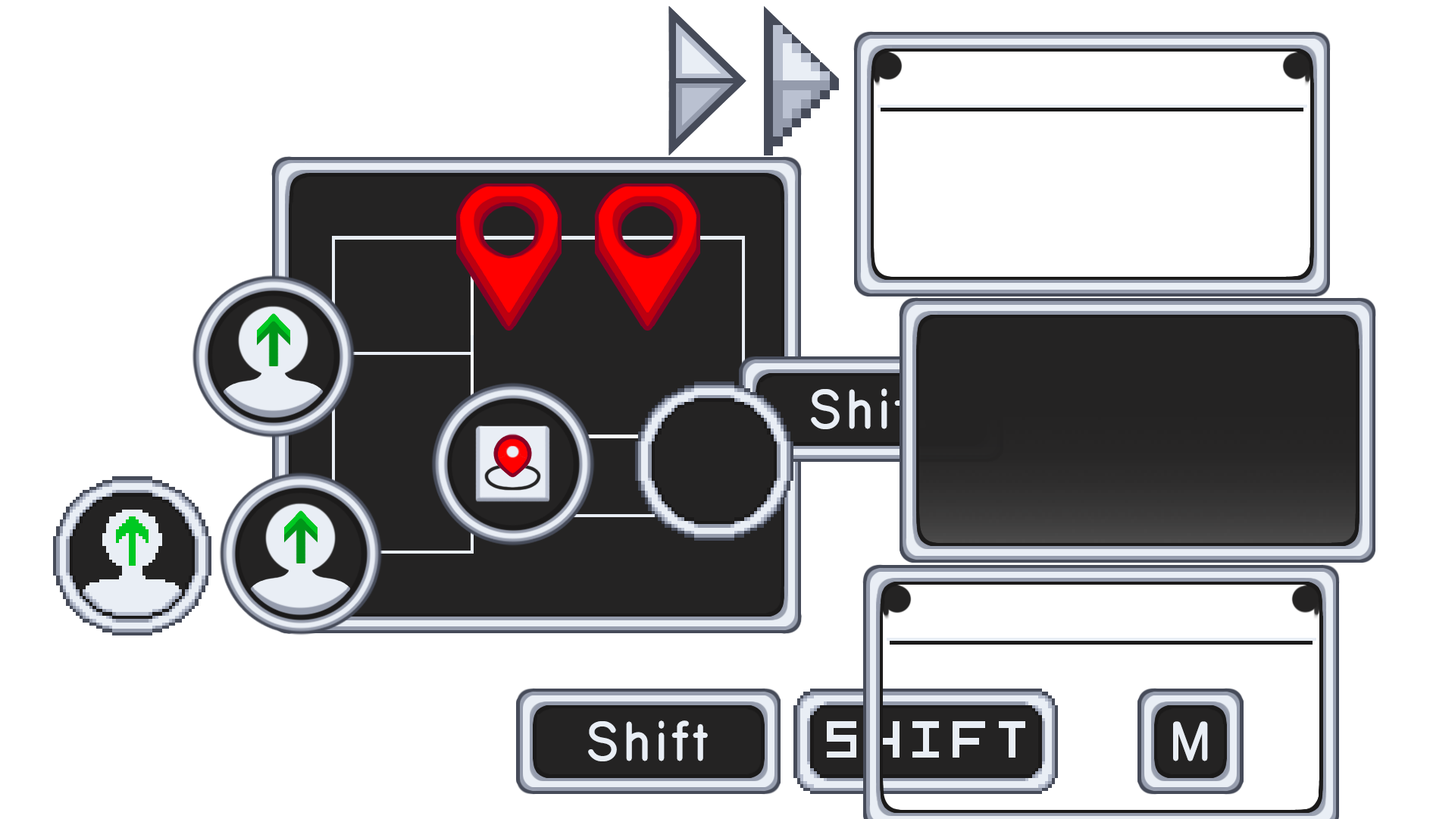
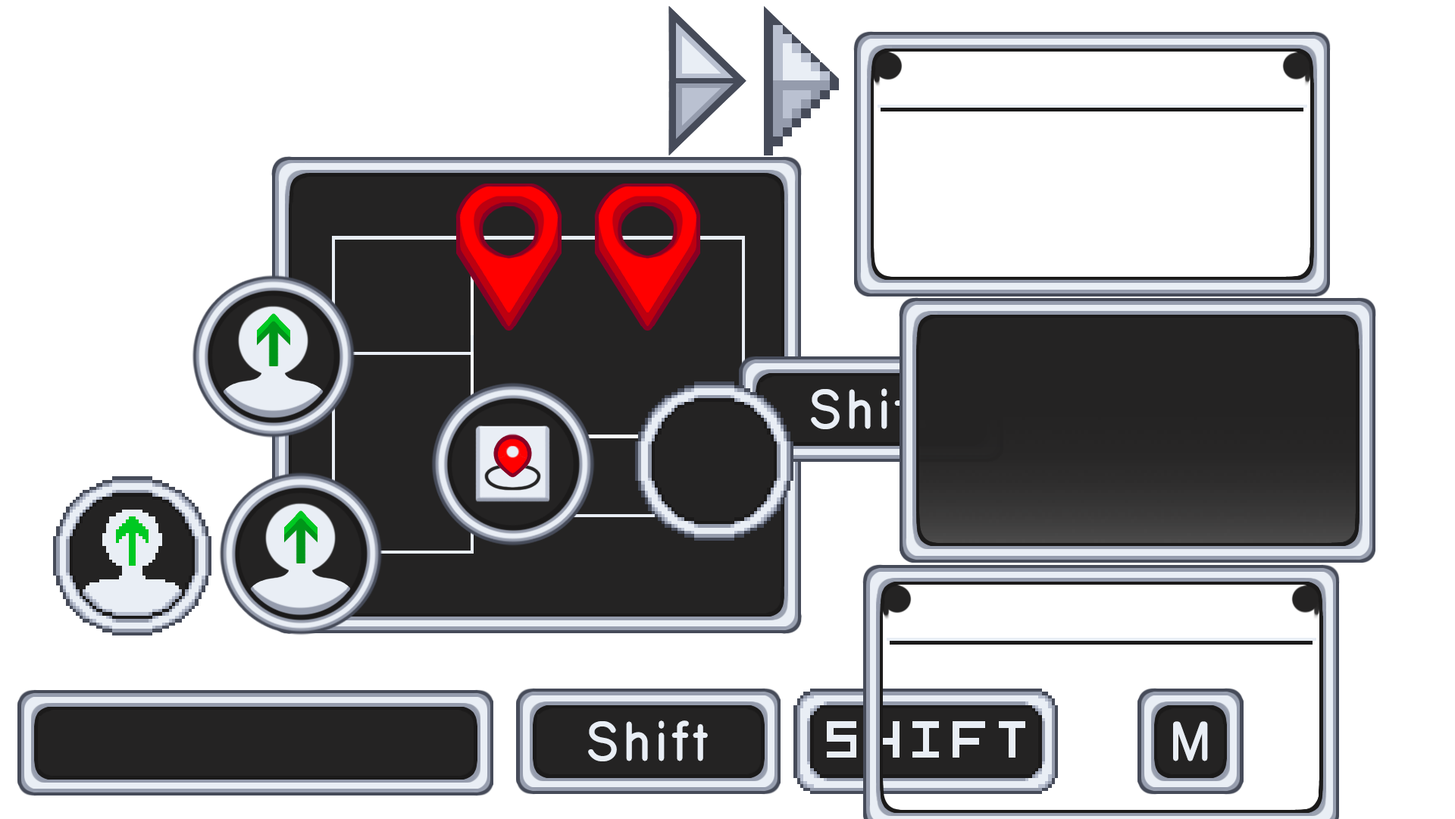
Layers edited between the first and the second (1455, 819) image:
added group "triangle marker" with 6 layers in group "goal marker arrow" over [17, 689, 494, 796]
moved "Layer 94" into group "triangle marker" over [17, 689, 494, 796]
added layer "pause button" above "Layer 46 copy" over [17, 689, 494, 796]
added layer "Layer 95" above "Group 11" over [17, 694, 494, 791]
